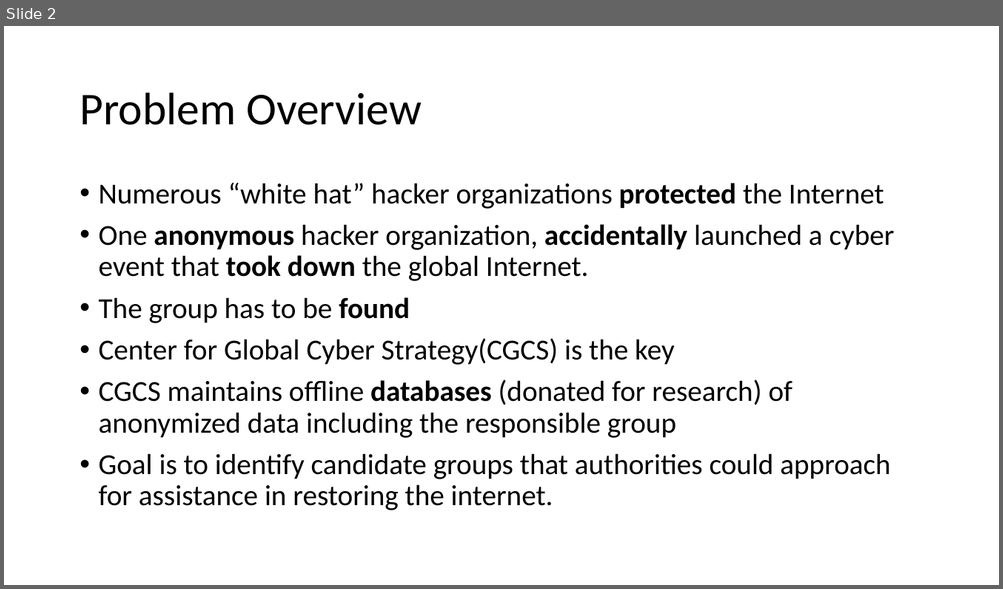
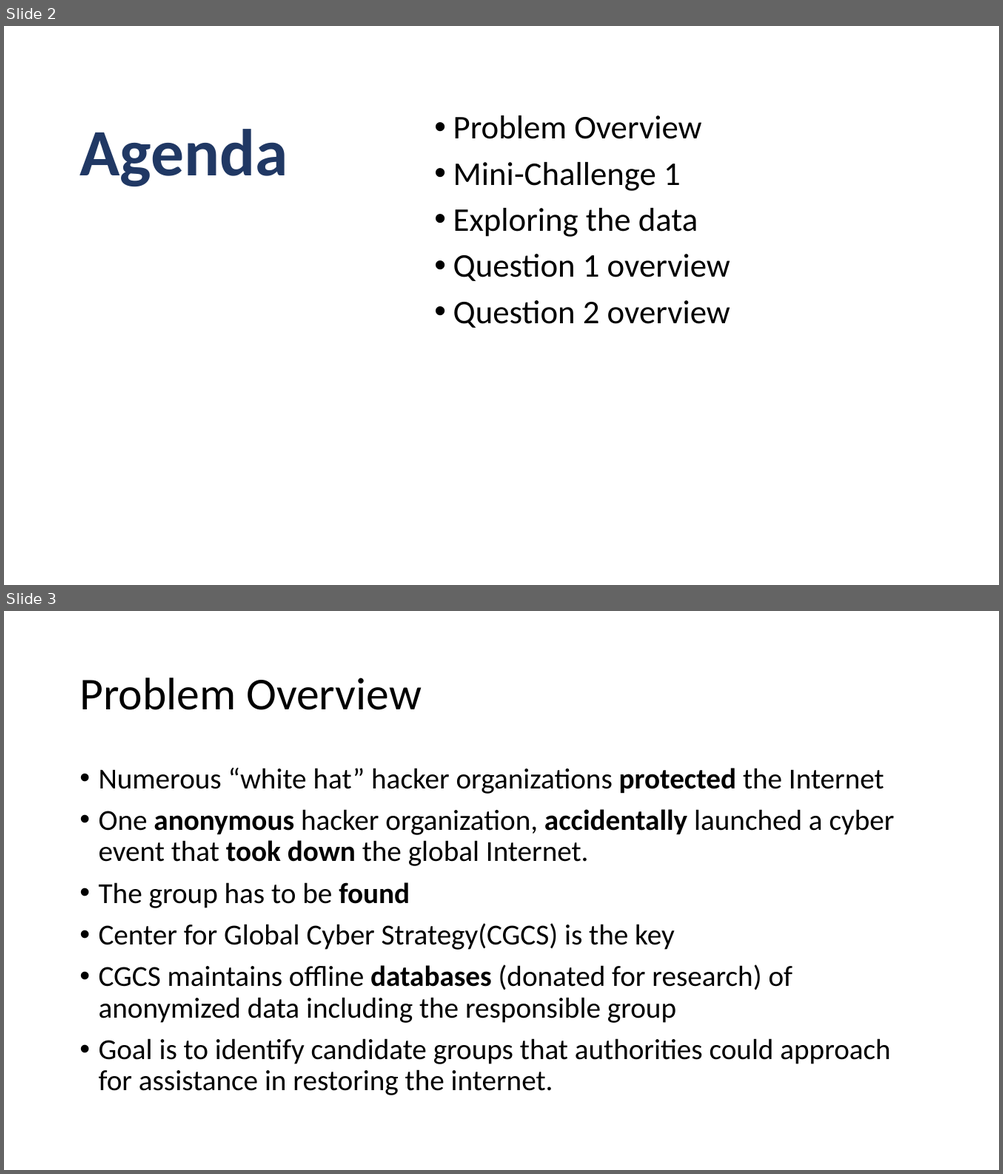
Before and after one commit to AtrayeeNeog/Visualization_2019-20, a slide deck: Documentation/Project_Presentation_v1.pptx. Shown one above the other, each under a label of ours: slide 2 before the commit, slides 2 and 3 after it. The pictures are 1003x589 and 1003x1174 pixels, drawn with LibreOffice and Linux fonts; fonts in the diff are those of the drawing. Boxes give left, top, right and bottom in pixels: in the first picture for what was removed or moved away, otherwise in the second. Text is boxed around its words. In the diff, an @@ line names an element or a change of style, - is before the commit and + after.

```diff
--- a/Documentation/Project_Presentation_v1.pptx
+++ b/Documentation/Project_Presentation_v1.pptx
@@ slide 2 added at box(4, 26, 999, 585), background #FFFFFF @@
@@ title added at box(80, 129, 288, 187), 64 pt, text #203864, bold @@
+Agenda
@@ text added at box(453, 116, 730, 328), 32 pt, text #000000 @@
+• Problem Overview
+• Mini-Challenge 1
+• Exploring the data
+• Question 1 overview
+• Question 2 overview
@@ what was slide 2 is now slide 3 @@
```
Also in this commit, not shown: 1 slide changed, 2 other slides added.
